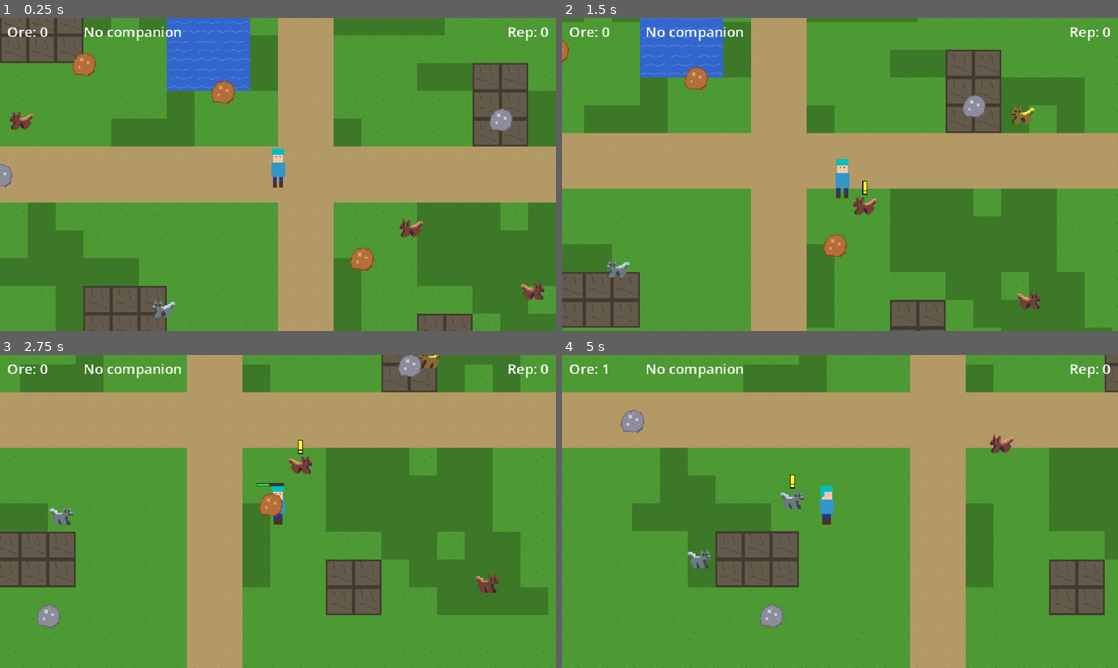
Above: before the commit, frames 1-4 (two rows, left to right).
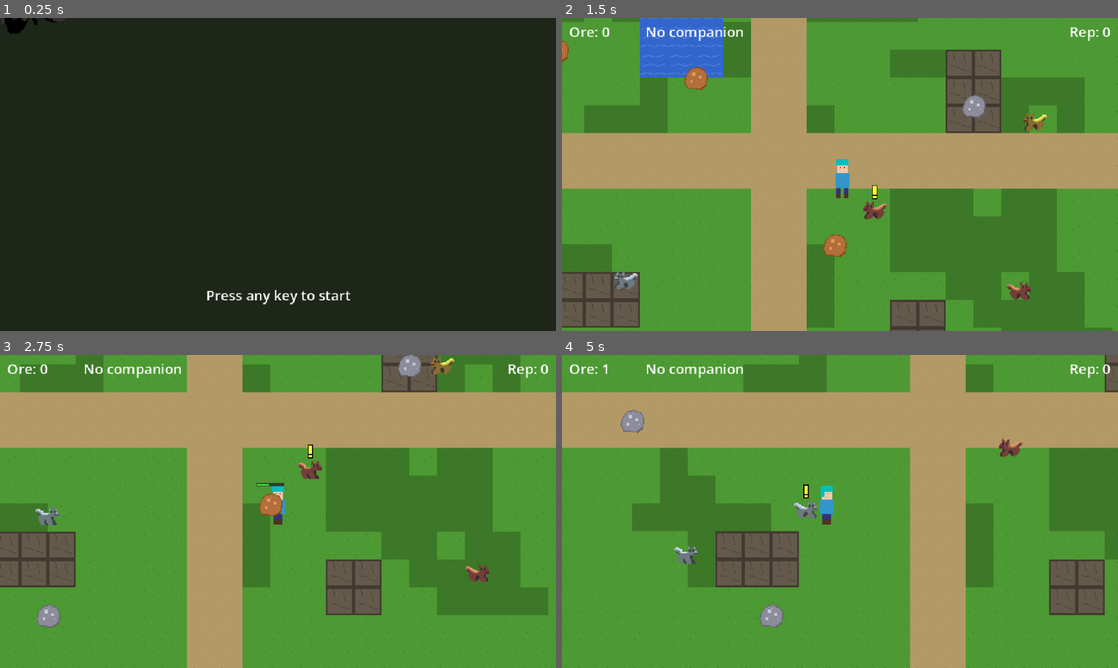
Above: after the commit, the same moments.

Repository: robtaylor/FinderOfOre
Game: Godot game, scene res://scenes/title_screen.tscn
Two runs of this game, one before a commit and one after it. Both use one fixed random seed, a clock stepped at 60 frames per second and the inputs below. Before the commit the project starts from res://scenes/main.tscn.
Inputs (mouse positions are in pixels of both pictures, inside the frame that each line leads up to):
- Up to frame 1 (0.25 s): no input
- Up to frame 2 (1.5 s): tap Enter at 0.5 s; move the mouse to (962, 158) at 0.52 s; hold D (move_right) 0.53-1.28 s; hold E (interact) 0.53-1.28 s; click (962, 158) at 0.67 s; move the mouse to (728, 190) at 1.27 s; hold S (move_down) from 1.28 s (still down); tap E (interact) at 1.35 s; click (728, 190) at 1.42 s
- Up to frame 3 (2.75 s): move the mouse to (333, 442) at 2.02 s; release S (move_down) at 2.03 s; hold D (move_right) from 2.03 s (still down); hold E (interact) from 2.03 s (still down); click (333, 442) at 2.17 s
- Up to frame 4 (5 s): move the mouse to (812, 574) at 2.77 s; release D (move_right) at 2.78 s; release E (interact) at 2.78 s; hold W (move_up) 2.78-3.53 s; tap E (interact) at 2.85, 4.35 s; click (812, 574) at 2.92 s; move the mouse to (1006, 558) at 3.52 s; hold E (interact) 3.53-4.28 s; hold A (move_left) from 3.53 s (still down); click (1006, 558) at 3.67 s; move the mouse to (673, 464) at 4.27 s; click (673, 464) at 4.42 s

The runs differ from the first frame. In frame 1, 100% of the frame differs, in the area x 0-100%, y 0-100%; in frame 2, 1.2%; in frame 3, 1.1%; in frame 4, 0.9%.

Commit message:
Add Holly's animated title screen
- 5-frame animated logo with hand-drawn "Finder of Ore" text
- Dark background with centered logo and blinking "Press any key"
- Title screen is now the main scene, transitions to game on keypress
- White backgrounds removed from logo frames

Co-developed-by: Claude Code v2.1.58 (claude-opus-4-6)

Diff:
--- a/project.godot
+++ b/project.godot
@@ -15,7 +15,7 @@
 [application]
 
 config/name="Finder of Ore"
-run/main_scene="res://scenes/main.tscn"
+run/main_scene="res://scenes/title_screen.tscn"
 config/features=PackedStringArray("4.6")
 
 [autoload]
--- /dev/null
+++ b/resources/title_frames.tres
@@ -0,0 +1,30 @@
+[gd_resource type="SpriteFrames" load_steps=6 format=3]
+
+[ext_resource type="Texture2D" path="res://assets/sprites/ui/title/frame0.png" id="1"]
+[ext_resource type="Texture2D" path="res://assets/sprites/ui/title/frame1.png" id="2"]
+[ext_resource type="Texture2D" path="res://assets/sprites/ui/title/frame2.png" id="3"]
+[ext_resource type="Texture2D" path="res://assets/sprites/ui/title/frame3.png" id="4"]
+[ext_resource type="Texture2D" path="res://assets/sprites/ui/title/frame4.png" id="5"]
+
+[resource]
+animations = [{
+"frames": [{
+"duration": 1.0,
+"texture": ExtResource("1")
+}, {
+"duration": 1.0,
+"texture": ExtResource("2")
+}, {
+"duration": 1.0,
+"texture": ExtResource("3")
+}, {
+"duration": 1.0,
+"texture": ExtResource("4")
+}, {
+"duration": 1.0,
+"texture": ExtResource("5")
+}],
+"loop": true,
+"name": &"idle",
+"speed": 6.0
+}]
--- /dev/null
+++ b/scenes/title_screen.tscn
@@ -0,0 +1,50 @@
+[gd_scene format=3 uid="uid://btitle00001"]
+
+[ext_resource type="Script" path="res://src/ui/title_screen.gd" id="1"]
+[ext_resource type="SpriteFrames" path="res://resources/title_frames.tres" id="2"]
+
+[node name="TitleScreen" type="Control"]
+layout_mode = 3
+anchors_preset = 15
+anchor_right = 1.0
+anchor_bottom = 1.0
+grow_horizontal = 2
+grow_vertical = 2
+script = ExtResource("1")
+
+[node name="Background" type="ColorRect" parent="."]
+layout_mode = 1
+anchors_preset = 15
+anchor_right = 1.0
+anchor_bottom = 1.0
+grow_horizontal = 2
+grow_vertical = 2
+color = Color(0.12, 0.15, 0.1, 1.0)
+
+[node name="CenterContainer" type="CenterContainer" parent="."]
+layout_mode = 1
+anchors_preset = 15
+anchor_right = 1.0
+anchor_bottom = 1.0
+offset_top = -30.0
+grow_horizontal = 2
+grow_vertical = 2
+
+[node name="Logo" type="AnimatedSprite2D" parent="CenterContainer"]
+sprite_frames = ExtResource("2")
+animation = &"idle"
+autoplay = "idle"
+
+[node name="PromptLabel" type="Label" parent="."]
+layout_mode = 1
+anchors_preset = 7
+anchor_left = 0.5
+anchor_top = 1.0
+anchor_right = 0.5
+anchor_bottom = 1.0
+offset_left = -80.0
+offset_top = -50.0
+offset_right = 80.0
+offset_bottom = -30.0
+text = "Press any key to start"
+horizontal_alignment = 1
--- /dev/null
+++ b/src/ui/title_screen.gd
@@ -0,0 +1,30 @@
+extends Control
+
+## Title screen with Holly's animated logo.
+## Press any key or interact to start the game.
+
+@onready var logo: AnimatedSprite2D = $CenterContainer/Logo
+@onready var prompt_label: Label = $PromptLabel
+
+var prompt_visible := true
+var blink_timer := 0.0
+
+func _ready() -> void:
+	logo.play("idle")
+
+func _process(delta: float) -> void:
+	# Blink the "press any key" prompt
+	blink_timer += delta
+	if blink_timer >= 0.6:
+		blink_timer = 0.0
+		prompt_visible = not prompt_visible
+		prompt_label.visible = prompt_visible
+
+func _unhandled_input(event: InputEvent) -> void:
+	if event is InputEventKey and event.pressed:
+		_start_game()
+	elif event is InputEventMouseButton and event.pressed:
+		_start_game()
+
+func _start_game() -> void:
+	get_tree().change_scene_to_file("res://scenes/main.tscn")
Binary file added: assets/sprites/ui/title/frame0.png
Binary file added: assets/sprites/ui/title/frame1.png
Binary file added: assets/sprites/ui/title/frame2.png
Binary file added: assets/sprites/ui/title/frame3.png
Binary file added: assets/sprites/ui/title/frame4.png
